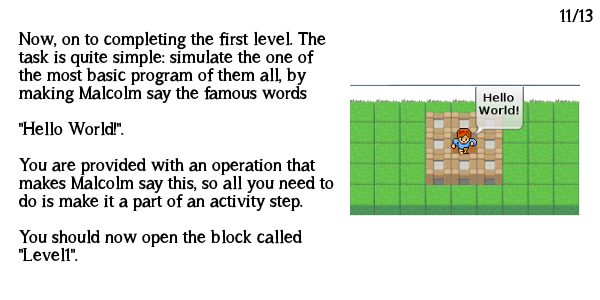
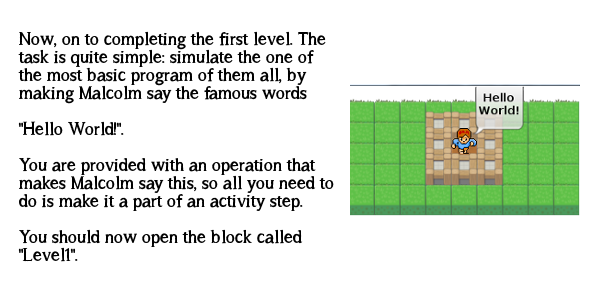
Before/after of a 600 x 300 layered artwork. What changed in the layer stack:
painted on "11/13" over [560, 8, 593, 23]
